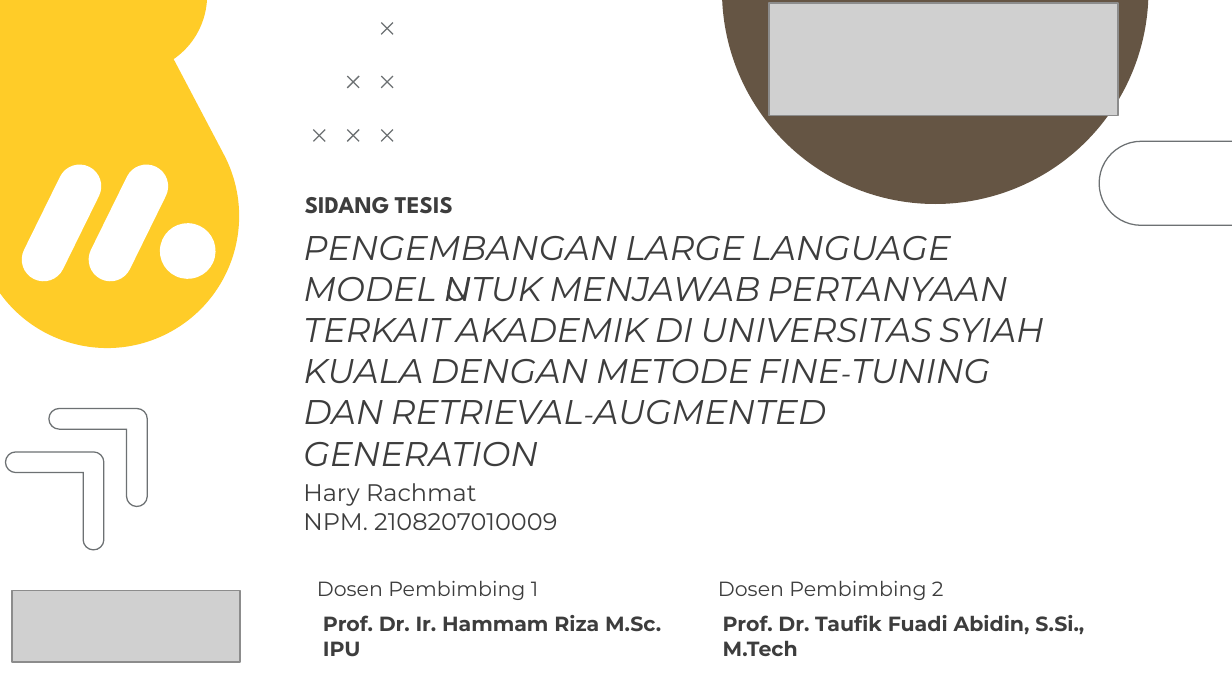
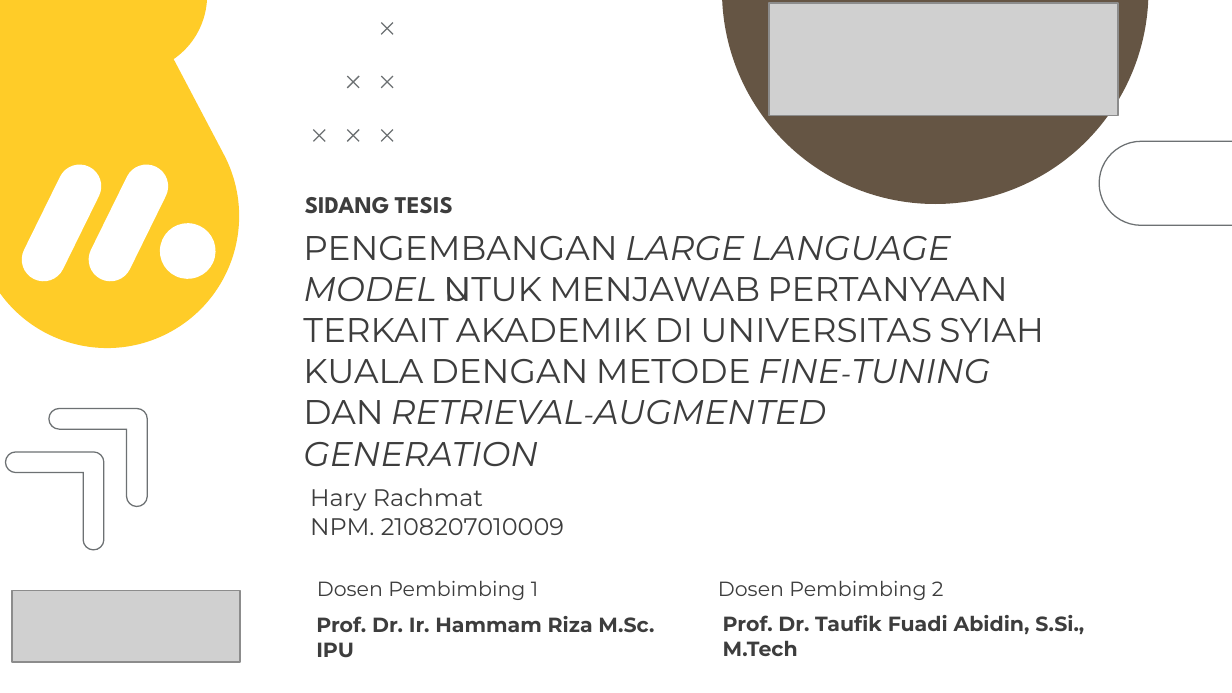
Before and after one commit to haryra/Tesis-s2-ai, a slide deck: slide 1 of Presentasi Sidang Hary Rachmat 2108207010009.pptx. Drawn at 1232x693 pixels with LibreOffice and Linux fonts; fonts in the diff are those of the drawing; grey boxes stand for pictures. Boxes give left, top, right and bottom in pixels: in the first picture for what was removed or moved away, otherwise in the second. Text is boxed around its words. In the diff, an @@ line names an element or a change of style, - is before the commit and + after.

```diff
--- a/Presentasi Sidang Hary Rachmat 2108207010009.pptx
+++ b/Presentasi Sidang Hary Rachmat 2108207010009.pptx
@@ title "PENGEMBANGAN LARGE LANGUAGE MODEL UNTUK ..." at (303,236,1044,466): italic off in "PENGEMBANGAN UNTUK MENJAWAB PERTANYAAN TERKAIT AKADEMIK DI ..." @@
@@ subtitle "Hary Rachmat": place and size @@
-subtitle "Hary Rachmat" at (303,483,557,530)
+subtitle "Hary Rachmat" at (310,488,564,535)
@@ text "Prof. Dr. Ir. Hammam Riza ...": place and size @@
-text "Prof. Dr. Ir. Hammam Riza ..." at (323,615,661,657)
+text "Prof. Dr. Ir. Hammam Riza ..." at (316,616,654,658)
```
Also in this commit, not shown: 1 other slide changed, 1 slide added.
